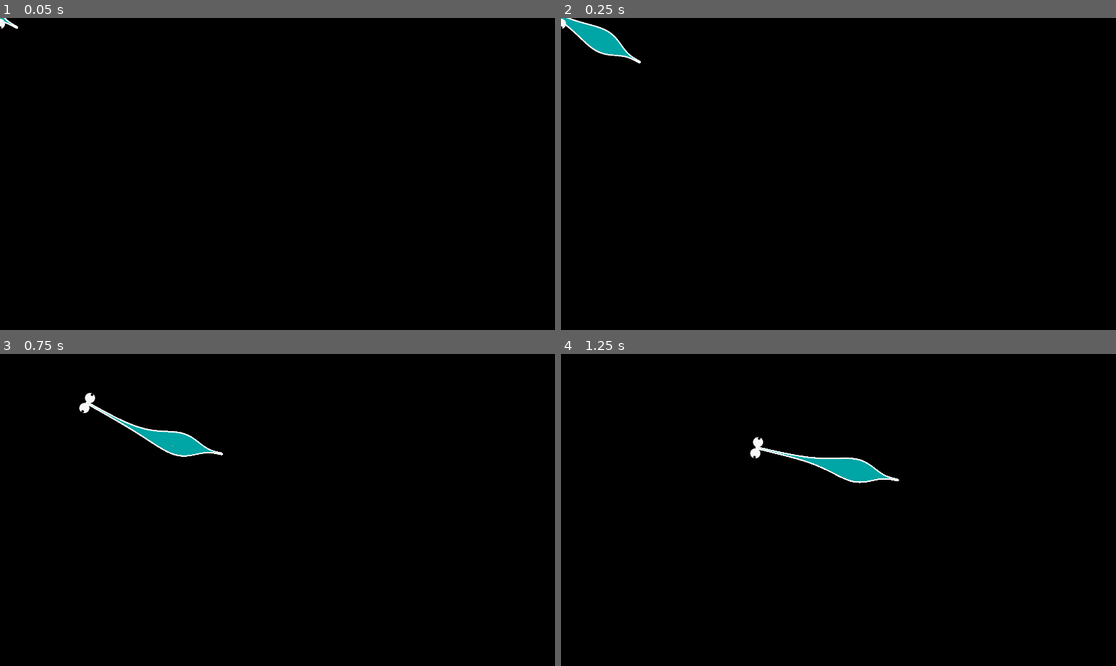
Above: before the commit, frames 1-4 (two rows, left to right).
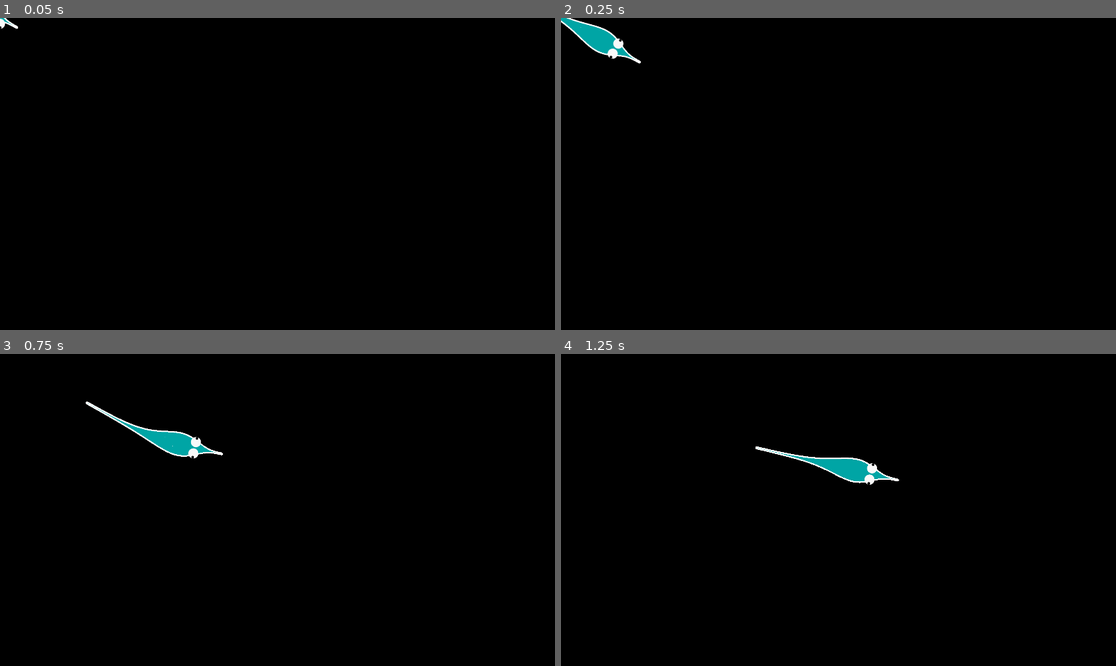
Above: after the commit, the same moments.

Repository: weedleeedle/worm-game
Game: Godot game, scene res://scene/main_scene/main_scene.tscn
Two runs of this game, one before a commit and one after it. Both use one fixed random seed, a clock stepped at 60 frames per second and the inputs below.
Inputs (mouse positions are in pixels of both pictures, inside the frame that each line leads up to):
- Up to frame 1 (0.05 s): no input
- Up to frame 2 (0.25 s): no input
- Up to frame 3 (0.75 s): move the mouse to (399, 494) at 0.52 s
- Up to frame 4 (1.25 s): no input

Frame 1 is identical in both runs. In frame 2, 0.1% of the frame differs, in the area x 0-12%, y 0-14%; in frame 3, 0.2%, in the area x 14-37%, y 12-34%; in frame 4, 0.2%.

Commit message:
Fixed bug with calculating real length

Diff:
--- a/component/body_segment/body_segment.gd
+++ b/component/body_segment/body_segment.gd
@@ -102,7 +102,7 @@
 		# Diameter, not radius
 		return radius * 2.0
 	else:
-		return child_segment.get_real_length() + (radius* 2.0)
+		return child_segment.get_real_distance_to_tail() + (radius* 2.0)
 
 ## Gets the distance from the head (0 is the head itself, 1 is the child, etc.)
 func get_distance_to_head() -> int:
